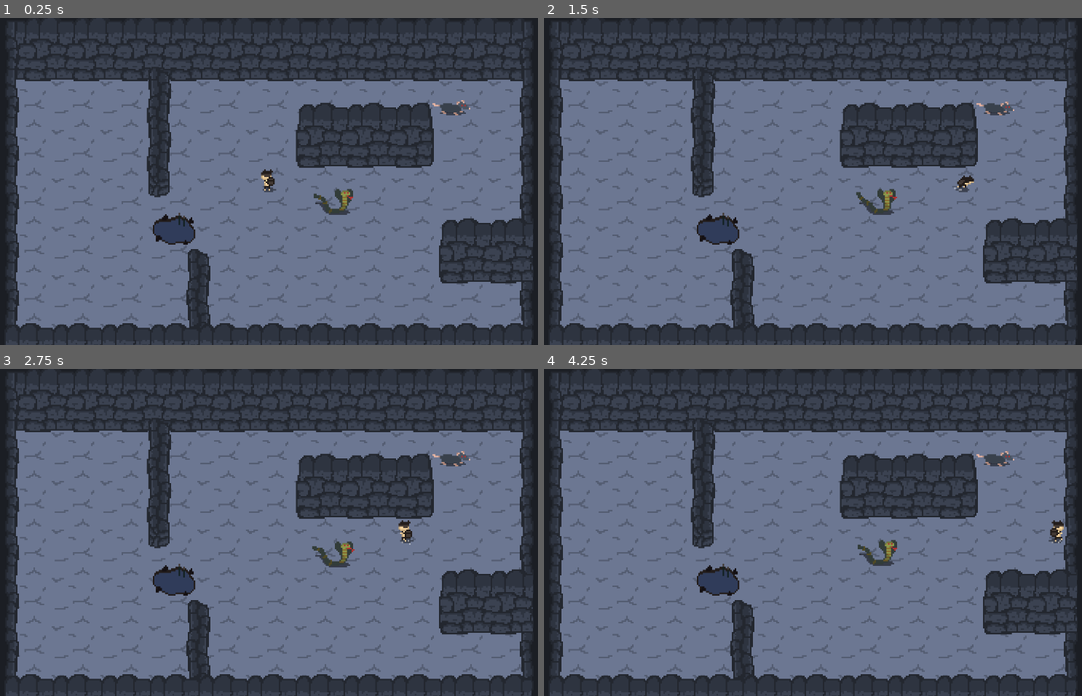
Above: before the commit, frames 1-4 (two rows, left to right).
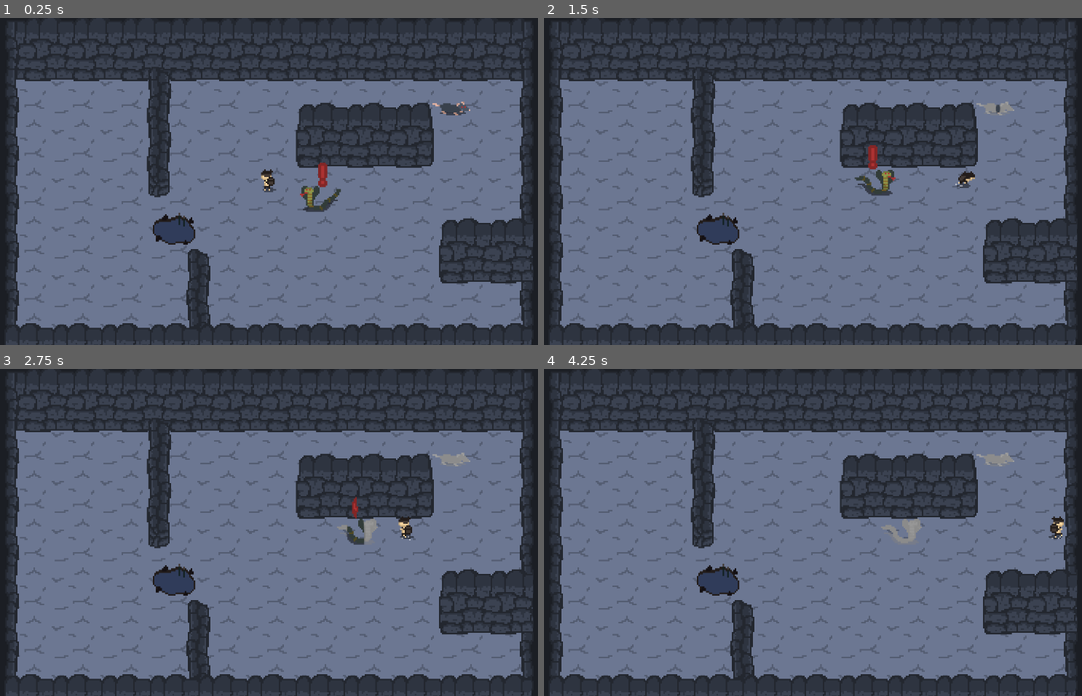
Above: after the commit, the same moments.

Repository: NicoUnd/cam-game-jam-26-repo
Game: Godot game, scene res://scenes/levels/cave_level.tscn
Two runs of this game, one before a commit and one after it. Both use one fixed random seed, a clock stepped at 60 frames per second and the inputs below. This scene is started directly instead of the project's main scene.
Inputs (mouse positions are in pixels of both pictures, inside the frame that each line leads up to):
- Up to frame 1 (0.25 s): no input
- Up to frame 2 (1.5 s): tap Enter (ui_accept) at 0.5, 0.77 s; move the mouse to (942, 165) at 0.52 s; hold D (right) from 0.53 s (still down); tap E (Petrify) at 0.6 s; move the mouse to (694, 197) at 1.27 s; tap Shift (Dash) at 1.35 s
- Up to frame 3 (2.75 s): tap Enter (ui_accept) at 1.52 s; tap E (Petrify) at 1.55, 2.1 s; move the mouse to (328, 460) at 2.02 s; release D (right) at 2.03 s; hold A (left) from 2.03 s (still down)
- Up to frame 4 (4.25 s): move the mouse to (786, 597) at 2.77 s; release A (left) at 2.78 s; hold D (right) from 2.78 s (still down); tap E (Petrify) at 2.85, 3.8 s; tap Enter (ui_accept) at 3.02, 3.77 s; move the mouse to (985, 581) at 3.52 s; tap Shift (Dash) at 3.6 s

The runs differ from the first frame. In frame 1, 0.7% of the frame differs, in the area x 55-88%, y 25-61%; in frame 2, 1.0%, in the area x 57-88%, y 25-61%; in frame 3, 0.9%; in frame 4, 0.9%.
Error before the commit: Parse Error: Could not resolve class "Enemy". (res://scripts/enemies/snake.gd:1)

Commit message:
medusa head and more collisions

Diff:
--- a/project.godot
+++ b/project.godot
@@ -75,9 +75,11 @@
 [layer_names]
 
 2d_physics/layer_1="player"
-2d_physics/layer_2="enemies"
-2d_physics/layer_3="objects"
-2d_physics/layer_4="hitboxes"
+2d_physics/layer_2="ground enemies"
+2d_physics/layer_3="air enemies"
+2d_physics/layer_4="ground objects"
+2d_physics/layer_5="air objects"
+2d_physics/layer_6="hitboxes"
 
 [physics]
 
--- a/scenes/enemies/enemy.tscn
+++ b/scenes/enemies/enemy.tscn
@@ -79,14 +79,13 @@
 [node name="Enemy" type="RigidBody2D" unique_id=668174716 groups=["Enemies"]]
 y_sort_enabled = true
 collision_layer = 2
-collision_mask = 6
+collision_mask = 10
 gravity_scale = 0.0
 lock_rotation = true
 linear_damp_mode = 1
 linear_damp = 15.0
 script = ExtResource("1_6xk8f")
 damage = 50
-chase_for = 3.0
 
 [node name="AttackArea2D" type="Area2D" parent="." unique_id=1413472798]
 scale = Vector2(1, 0.99999994)
--- a/scenes/enemies/rat.tscn
+++ b/scenes/enemies/rat.tscn
@@ -6,6 +6,83 @@
 [sub_resource type="CapsuleShape2D" id="CapsuleShape2D_qn0ow"]
 radius = 9.0
 height = 40.0
+
+[sub_resource type="Shader" id="Shader_qn0ow"]
+code = "shader_type canvas_item;
+
+uniform sampler2D screen_texture : hint_screen_texture, repeat_disable, filter_nearest;
+
+// A boolean flag to toggle between rendering pipelines
+uniform bool use_canvas_group = false;
+
+// Tell the shader how many frames are in your AnimatedSprite2D sheet (Columns, Rows)
+// For a standard standalone Sprite2D, leave this at vec2(1.0, 1.0)
+uniform vec2 spritesheet_frames = vec2(1.0, 1.0);
+
+uniform float progress : hint_range(0.0, 1.0) = 0.0;
+uniform vec4 stone_tint : source_color = vec4(0.6, 0.6, 0.6, 1.0);
+uniform float tint_weight : hint_range(0.0, 1.0) = 0.85;
+uniform float edge_blur : hint_range(0.0, 0.5) = 0.05;
+uniform vec2 pixel_resolution = vec2(64.0, 16.0);
+
+void fragment() {
+    vec4 tex_color;
+
+    // 1. Fix the Darkening Issue
+    if (use_canvas_group) {
+        tex_color = textureLod(screen_texture, SCREEN_UV, 0.0);
+        if (tex_color.a > 0.0001) {
+            tex_color.rgb /= tex_color.a;
+        }
+    } else {
+        // In Godot 4, COLOR already contains the texture * modulate.
+        // Reading the texture again and multiplying it later squares the color!
+        tex_color = COLOR;
+    }
+
+    // Calculate standard luminance
+    float grey = dot(tex_color.rgb, vec3(0.299, 0.587, 0.114));
+    vec3 final_stone_rgb = mix(vec3(grey), stone_tint.rgb, tint_weight);
+    vec4 stone_color = vec4(final_stone_rgb, tex_color.a);
+
+    // 2. Fix the Atlas UV Issue
+    // fract() wraps the global atlas UV into a neat 0.0 to 1.0 space for the current frame
+    vec2 local_uv = fract(UV * spritesheet_frames);
+
+    // Discretise the local UV space for pixel perfection
+    vec2 discrete_uv = floor(local_uv * pixel_resolution) / pixel_resolution;
+
+    float aspect_ratio = pixel_resolution.x / pixel_resolution.y;
+    vec2 center = vec2(0.5, 0.5);
+
+    vec2 adjusted_uv = discrete_uv;
+    adjusted_uv.x = (adjusted_uv.x - center.x) * aspect_ratio + center.x;
+
+    float dist = distance(adjusted_uv, center);
+
+    float max_radius = length(vec2(0.5 * aspect_ratio, 0.5));
+    float start_radius = max_radius + edge_blur;
+    float end_radius = -edge_blur;
+    float current_radius = mix(start_radius, end_radius, progress);
+
+    float transition_edge = smoothstep(current_radius - edge_blur, current_radius + edge_blur, dist);
+    float biased_transition = pow(transition_edge, 0.5);
+
+    vec4 final_color = mix(tex_color, stone_color, biased_transition);
+
+    // Output directly instead of multiplying by COLOR again
+    COLOR = final_color;
+}"
+
+[sub_resource type="ShaderMaterial" id="ShaderMaterial_l3lpa"]
+shader = SubResource("Shader_qn0ow")
+shader_parameter/use_canvas_group = false
+shader_parameter/spritesheet_frames = Vector2(4, 2)
+shader_parameter/progress = 0.0
+shader_parameter/stone_tint = Color(0.6, 0.6, 0.6, 1)
+shader_parameter/tint_weight = 0.85
+shader_parameter/edge_blur = 0.05
+shader_parameter/pixel_resolution = Vector2(64, 16)
 
 [sub_resource type="AtlasTexture" id="AtlasTexture_orb1r"]
 atlas = ExtResource("2_l3lpa")
@@ -84,6 +161,7 @@
 shape = SubResource("CapsuleShape2D_qn0ow")
 
 [node name="AnimatedSprite2D" parent="." index="2" unique_id=1003921594]
+material = SubResource("ShaderMaterial_l3lpa")
 sprite_frames = SubResource("SpriteFrames_rl5i1")
 animation = &"sleep"
 autoplay = "idle"
--- a/scenes/enemies/snake.tscn
+++ b/scenes/enemies/snake.tscn
@@ -11,7 +11,7 @@
 radius = 11.495
 height = 59.43
 
-[sub_resource type="ShaderMaterial" id="ShaderMaterial_3rqwa"]
+[sub_resource type="ShaderMaterial" id="ShaderMaterial_0y5n7"]
 shader = ExtResource("3_0y5n7")
 shader_parameter/use_canvas_group = false
 shader_parameter/spritesheet_frames = Vector2(4, 1)
@@ -19,7 +19,7 @@
 shader_parameter/stone_tint = Color(0.6, 0.6, 0.6, 1)
 shader_parameter/tint_weight = 0.85
 shader_parameter/edge_blur = 0.05
-shader_parameter/pixel_resolution = Vector2(32, 8)
+shader_parameter/pixel_resolution = Vector2(64, 16)
 
 [sub_resource type="AtlasTexture" id="AtlasTexture_lcdrh"]
 atlas = ExtResource("1_uprpt")
@@ -115,6 +115,7 @@
 shape = SubResource("CapsuleShape2D_lcdrh")
 
 [node name="AnimatedSprite2D" parent="." index="2" unique_id=1003921594]
+material = SubResource("ShaderMaterial_0y5n7")
 sprite_frames = SubResource("SpriteFrames_4asqu")
 animation = &"sleep"
 autoplay = "idle"
--- a/scenes/levels/level.tscn
+++ b/scenes/levels/level.tscn
@@ -39,7 +39,7 @@
 [node name="Nwall" type="StaticBody2D" parent="." unique_id=420910691]
 z_index = -5
 position = Vector2(0, -300)
-collision_layer = 4
+collision_layer = 24
 
 [node name="CollisionShape2D" type="CollisionShape2D" parent="Nwall" unique_id=715951484]
 shape = SubResource("WorldBoundaryShape2D_ftxyw")
@@ -47,7 +47,7 @@
 [node name="SWall" type="StaticBody2D" parent="." unique_id=1978877461]
 z_index = 5
 position = Vector2(0, 300)
-collision_layer = 4
+collision_layer = 24
 
 [node name="CollisionShape2D" type="CollisionShape2D" parent="SWall" unique_id=1588299949]
 shape = SubResource("WorldBoundaryShape2D_bovvr")
@@ -55,7 +55,7 @@
 [node name="EWall" type="StaticBody2D" parent="." unique_id=1092714748]
 z_index = -5
 position = Vector2(500, 0)
-collision_layer = 4
+collision_layer = 24
 
 [node name="CollisionShape2D" type="CollisionShape2D" parent="EWall" unique_id=1445921430]
 shape = SubResource("WorldBoundaryShape2D_377w7")
@@ -63,7 +63,7 @@
 [node name="WWall" type="StaticBody2D" parent="." unique_id=1177883733]
 z_index = -5
 position = Vector2(-500, 0)
-collision_layer = 4
+collision_layer = 24
 
 [node name="CollisionShape2D" type="CollisionShape2D" parent="WWall" unique_id=645758242]
 shape = SubResource("WorldBoundaryShape2D_b2cq8")
--- a/scenes/medusa.tscn
+++ b/scenes/medusa.tscn
@@ -1,11 +1,6 @@
 [gd_scene format=3 uid="uid://cd180mx115x52"]
 
-[ext_resource type="Texture2D" uid="uid://bnp830vttgbow" path="res://assets/sprites/medusa.png" id="1_452na"]
 [ext_resource type="Script" uid="uid://y3v6xwenfcl1" path="res://scripts/medusa.gd" id="1_d57jd"]
 
 [node name="Medusa" type="Node2D" unique_id=1342946002]
 script = ExtResource("1_d57jd")
-
-[node name="Sprite2D" type="Sprite2D" parent="." unique_id=21988859]
-scale = Vector2(0.1, 0.1)
-texture = ExtResource("1_452na")
--- a/scenes/obstacles/obstacle.tscn
+++ b/scenes/obstacles/obstacle.tscn
@@ -4,7 +4,7 @@
 
 [node name="Obstacle" type="StaticBody2D" unique_id=12530250]
 y_sort_enabled = true
-collision_layer = 4
+collision_layer = 24
 collision_mask = 0
 script = ExtResource("1_hof70")
 
--- a/scenes/player.tscn
+++ b/scenes/player.tscn
@@ -2,6 +2,7 @@
 
 [ext_resource type="Script" uid="uid://cgu7uxmexwixj" path="res://scripts/player.gd" id="1_3vyb7"]
 [ext_resource type="Texture2D" uid="uid://cuegxjb4q62v5" path="res://assets/sprites/player_sheet.png" id="2_g2els"]
+[ext_resource type="PackedScene" uid="uid://cd180mx115x52" path="res://scenes/medusa.tscn" id="3_qhqgy"]
 
 [sub_resource type="CapsuleShape2D" id="CapsuleShape2D_g2els"]
 radius = 18.0
@@ -304,7 +305,7 @@
 
 [node name="Player" type="CharacterBody2D" unique_id=820894451]
 y_sort_enabled = true
-collision_mask = 6
+collision_mask = 42
 script = ExtResource("1_3vyb7")
 dash_distance = 180.0
 dash_speed = 400.0
@@ -318,4 +319,6 @@
 sprite_frames = SubResource("SpriteFrames_g2els")
 animation = &"bump_backward"
 
+[node name="Medusa" parent="." unique_id=1342946002 instance=ExtResource("3_qhqgy")]
+
 [connection signal="animation_finished" from="AnimatedSprite2D" to="." method="_on_animated_sprite_2d_animation_finished"]
--- a/scripts/enemies/enemy.gd
+++ b/scripts/enemies/enemy.gd
@@ -33,12 +33,16 @@
 	animated_sprite_2d.material = animated_sprite_2d.material.duplicate()
 
 func petrify() -> void:
-	if _is_petrified:
+	if state == ENEMY_STATE.PETRIFIED:
 		return
-	_is_petrified = true
+	state = ENEMY_STATE.PETRIFIED;
 	animated_sprite_2d.stop()
 	var tween = create_tween()
 	tween.tween_property(animated_sprite_2d.material, "shader_parameter/progress", 1.0, petrification_duration)
+
+func spotted_player() -> void:
+	state = ENEMY_STATE.CHASING;
+	_last_spotted = 0;
 
 # Called every frame. 'delta' is the elapsed time since the previous frame.
 func _physics_process(delta: float) -> void:
@@ -56,7 +60,8 @@
 		state = ENEMY_STATE.SLEEPING;
 
 	var state_space = get_world_2d().direct_space_state
-	var query = PhysicsRayQueryParameters2D.create(global_position, Player.player.position, 4)
+	var collision_mask: int = 8 if collision_layer == 2 else 16;
+	var query = PhysicsRayQueryParameters2D.create(global_position, Player.player.position, collision_mask)
 	#query.exclude = enemies_and_player
 	var result = state_space.intersect_ray(query)
 	if result.is_empty():
--- a/scripts/medusa.gd
+++ b/scripts/medusa.gd
@@ -23,7 +23,3 @@
 				var result = state_space.intersect_ray(query)
 				if result.is_empty():
 					enemy.petrify()
-
-func _process(delta: float) -> void:
-	if Input.is_action_just_pressed("Petrify"):
-		petrify(Vector2.RIGHT)
--- a/scripts/player.gd
+++ b/scripts/player.gd
@@ -2,6 +2,8 @@
 class_name Player
 
 @onready var animated_sprite_2d: AnimatedSprite2D = $AnimatedSprite2D
+
+@onready var medusa: Node2D = $Medusa
 
 @export var player_speed: float = 300
 @export var push_force: float = 1600
@@ -88,6 +90,9 @@
 	play_animation("idle");
 
 
+func _process(delta: float) -> void:
+	if Input.is_action_just_pressed("Petrify"):
+		medusa.petrify(_last_input_direction);
 
 func _on_animated_sprite_2d_animation_finished() -> void:
 	if _is_dashing:
Not shown: 1 places in scenes/enemies/snake.tscn that only renumber resources
